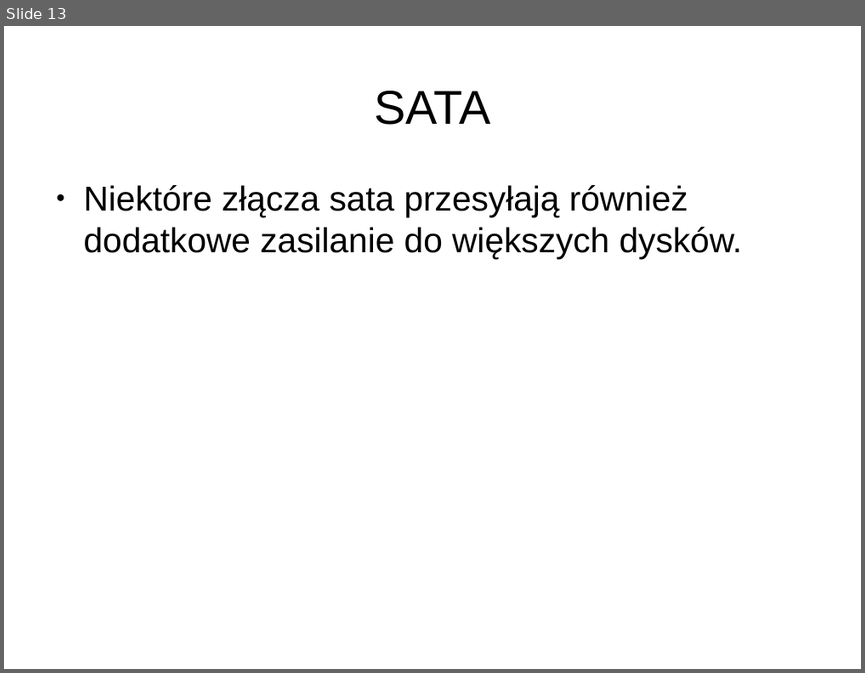
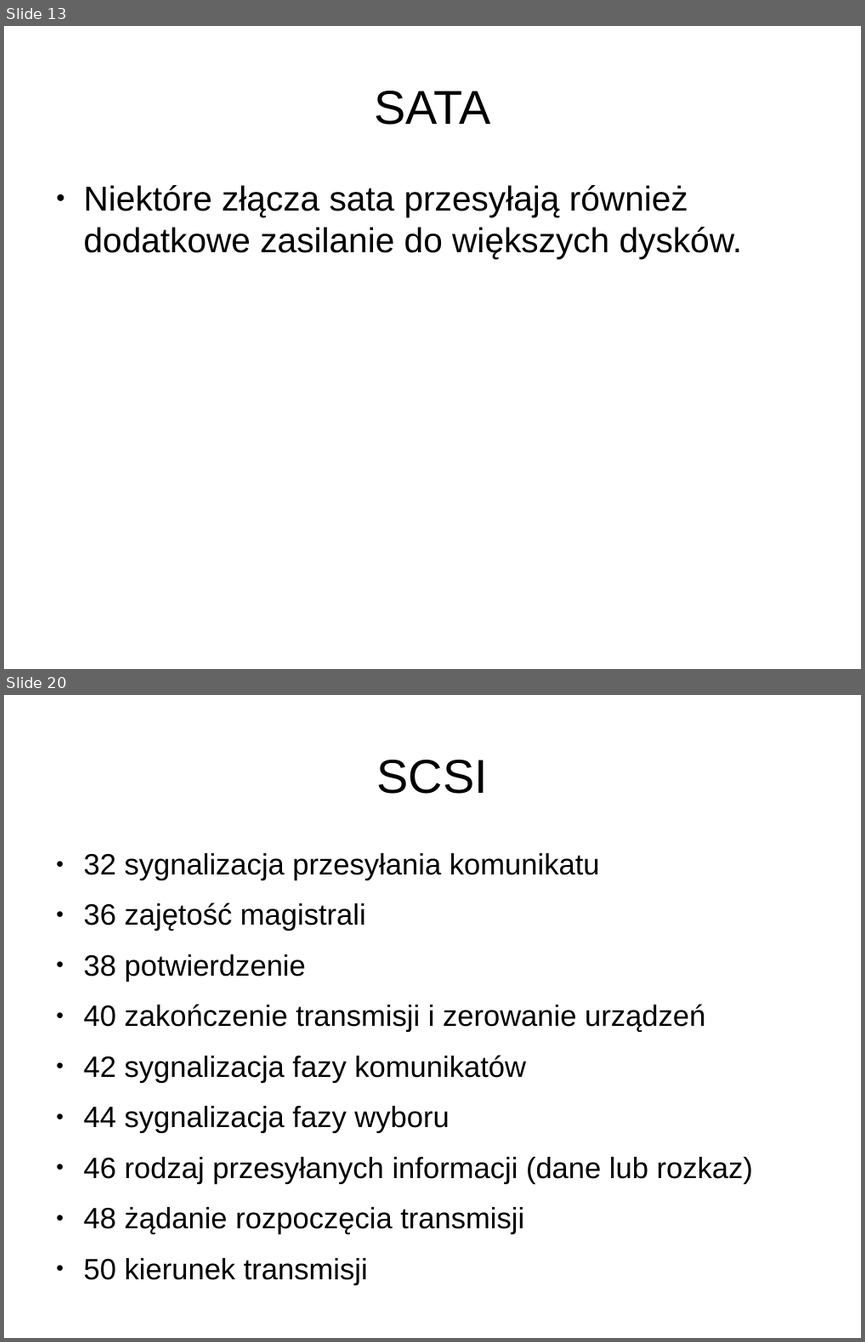
Before and after one commit to Lupa666/PUTDungeon, a slide deck: Magazyny_Danych_Dla_Nas.odp. Shown one above the other, each under a label of ours: slide 13 before the commit, slides 13 and 20 after it; the slides between them are not shown. The pictures are 865x673 and 865x1342 pixels, drawn with LibreOffice and Linux fonts; fonts in the diff are those of the drawing; background and template pictures are left out. Boxes give left, top, right and bottom in pixels: in the first picture for what was removed or moved away, otherwise in the second. Text is boxed around its words. In the diff, an @@ line names an element or a change of style, - is before the commit and + after.

Commit message:
Jest ATA SATA SCSI

```diff
--- a/Magazyny_Danych_Dla_Nas.odp
+++ b/Magazyny_Danych_Dla_Nas.odp
@@ slide 20 added at (x1=4, y1=695, x2=861, y2=1338), background #FFFFFF @@
@@ title added at (x1=377, y1=760, x2=488, y2=794), 44 pt, text #000000 @@
+SCSI
@@ text added at (x1=84, y1=853, x2=753, y2=1235), 27.2 pt, text #000000 @@
+● 32 sygnalizacja przesyłania komunikatu
+● 36 zajętość magistrali
+● 38 potwierdzenie
+● 40 zakończenie transmisji i zerowanie urządzeń
+● 42 sygnalizacja fazy komunikatów
+● 44 sygnalizacja fazy wyboru
+● 46 rodzaj przesyłanych informacji (dane lub rozkaz)
+● 48 żądanie rozpoczęcia transmisji
+● 50 kierunek transmisji
```
Also in this commit, not shown: 13 other slides added.
